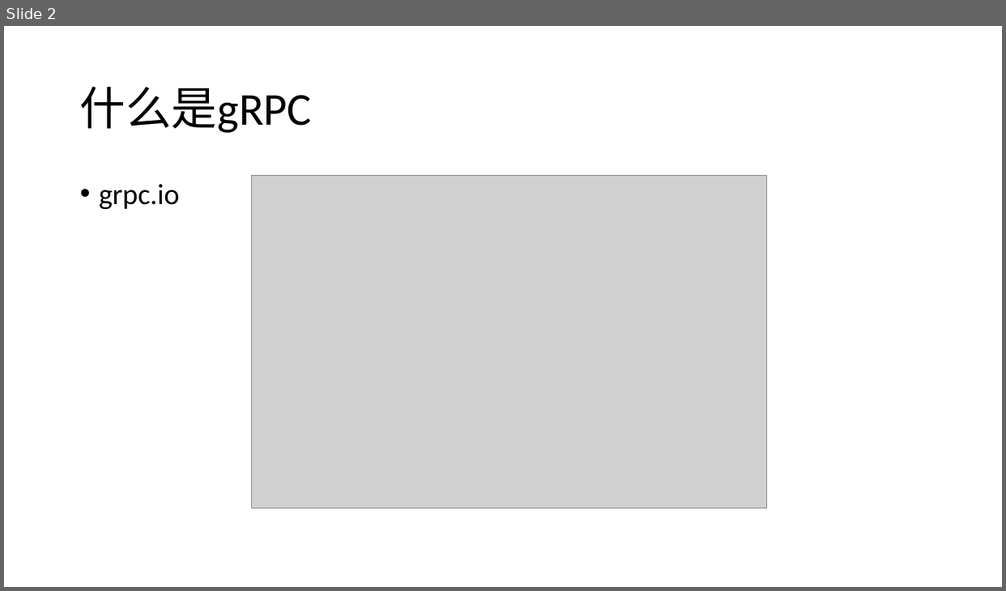
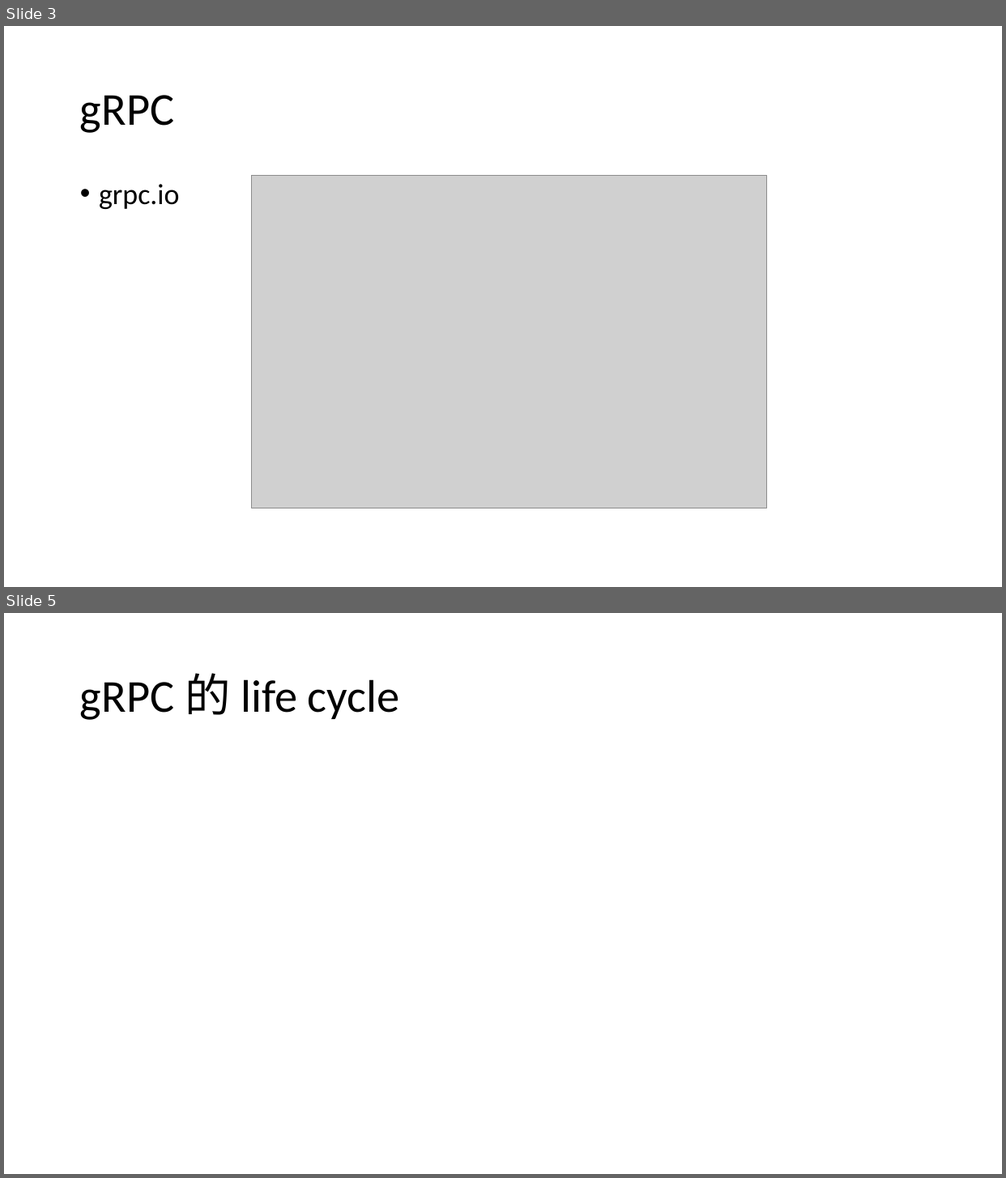
Before and after one commit to llaoj/my-share, a slide deck: grpc/index.pptx. Shown one above the other, each under a label of ours: slide 2 before the commit, slides 3 and 5 after it; the slides between them are not shown. The pictures are 1006x591 and 1006x1178 pixels, drawn with LibreOffice and Linux fonts; fonts in the diff are those of the drawing; grey boxes stand for pictures. Boxes give left, top, right and bottom in pixels: in the first picture for what was removed or moved away, otherwise in the second. Text is boxed around its words. In the diff, an @@ line names an element or a change of style, - is before the commit and + after.

```diff
--- a/grpc/index.pptx
+++ b/grpc/index.pptx
@@ slide 5 added at bbox=[4, 613, 1002, 1174], background #FFFFFF @@
@@ title added at bbox=[80, 673, 400, 720], 44 pt, text #000000 @@
+gRPC 的 life cycle
@@ what was slide 2 is now slide 3 @@
@@ slide 3 changed as well @@
@@ title at bbox=[80, 95, 174, 133]: text changed @@
-什么是gRPC
+gRPC
```
Also in this commit, not shown: 4 other slides changed, 5 other slides added.
